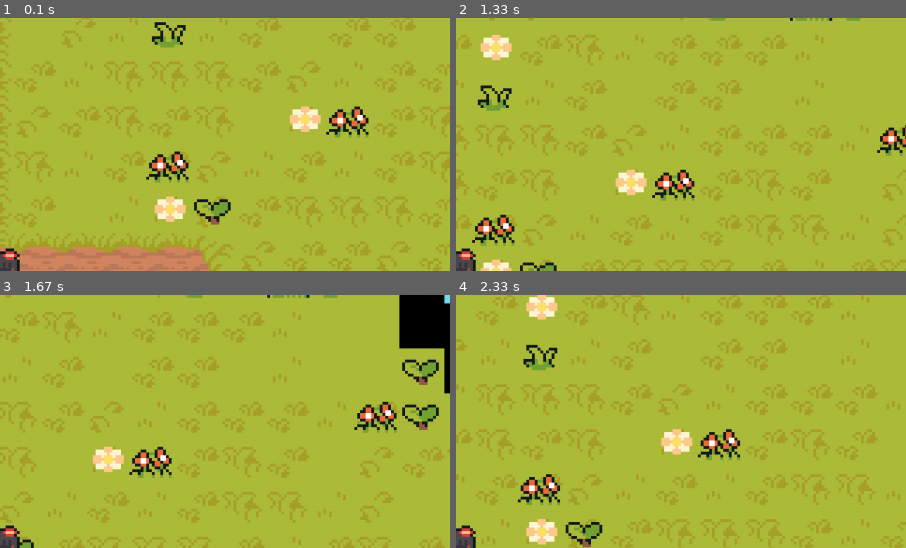
Above: before the commit, frames 1-4 (two rows, left to right).
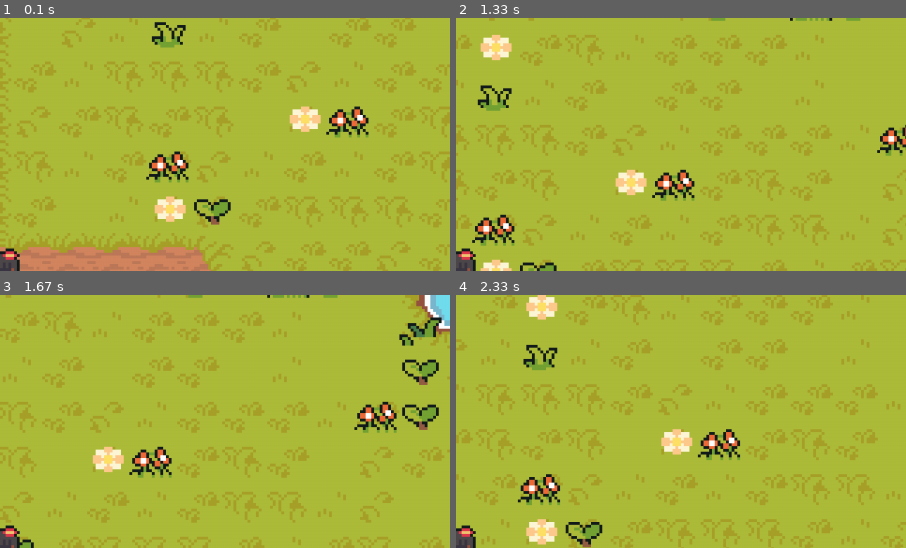
Above: after the commit, the same moments.

Repository: WebDevJasonCameron/pygame_study
Game: pygame game, started from pygame_zelda/code/main.py
Same seed, same stepped clock (60 frames per second), same inputs: the game is played once before the commit and once after it.
Inputs:
- Up to frame 1 (0.1 s): no input
- Up to frame 2 (1.33 s): hold Right 0.33-0.8 s; hold Up 0.83-1.13 s; hold Right from 1.17 s (still down)
- Up to frame 3 (1.67 s): release Right at 1.63 s
- Up to frame 4 (2.33 s): hold Left 1.67-2.2 s; hold Down from 2.23 s (still down)
The pictures show only the part of the screen within x 50-100%, y 0-50%; the shares and areas given below are measured in that part.

Frames 1-2 are identical in both runs. In frame 3, 2.6% of the frame differs, in the area x 88-100%, y 0-40%; in frame 4, nothing differs.

Commit message:
adding graphics

Diff:
--- a/pygame_zelda/code/level.py
+++ b/pygame_zelda/code/level.py
@@ -21,8 +21,14 @@
 
     def create_map(self):
         layouts = {
-            'boundary': import_csv_layout('../map/map_FloorBlocks.csv')
+            'boundary': import_csv_layout('../map/map_FloorBlocks.csv'),
+            'grass': import_csv_layout('../map/map_Grass.csv'),
+            # 'object': import_csv_layout('../map/map_Object.csv')
         }
+        graphics = {
+            'gras': import_folder('../graphics/Grass')
+        }
+        print(graphics)
 
         for style, layout in layouts.items():
             for row_index, row in enumerate(layout):
@@ -31,8 +37,13 @@
                         x = col_index * TILESIZE
                         y = row_index * TILESIZE
                         if style == 'boundary':
-                            Tile((x, y), [self.visible_sprites,
-                                          self.obstacle_sprites], 'invisible')
+                            Tile((x, y), [self.obstacle_sprites], 'invisible')
+                        if style == 'grass':
+                            # create a grass tile
+                            pass
+                        if style == 'object':
+                            # create a object tile
+                            pass
 
         self.player = Player(
             (2000, 1430), [self.visible_sprites], self.obstacle_sprites)
--- a/pygame_zelda/code/support.py
+++ b/pygame_zelda/code/support.py
@@ -1,4 +1,6 @@
+import pygame
 from csv import reader
+from os import walk
 
 
 def import_csv_layout(path):
@@ -10,3 +12,16 @@
         for row in layout:
             terrain_map.append(list(row))
         return terrain_map
+
+
+def import_folder(path):
+
+    surface_list = []
+
+    for _, __, img_files in walk(path):
+        for image in img_files:
+            full_path = path + '/' + image
+            image_surf = pygame.image.load(full_path).convert_alpha()
+            surface_list.append(image_surf)
+
+    return surface_list
